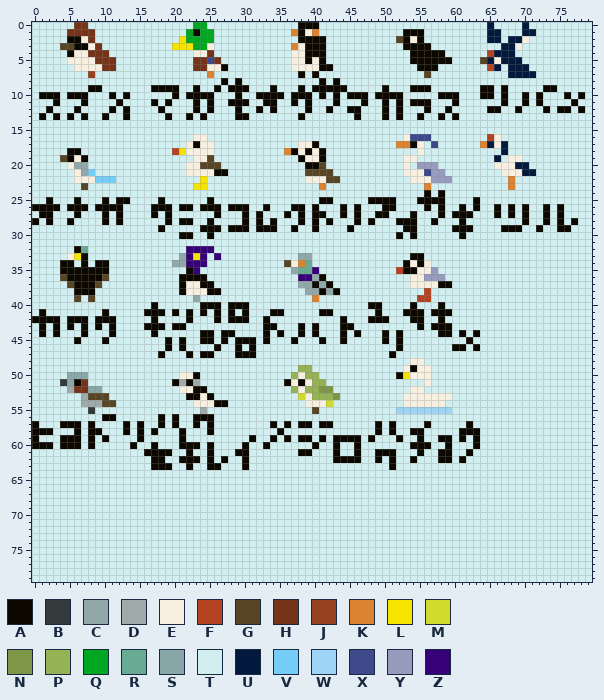
Sprite sheet: src/2024/birds.png. The first picture shows the starting point.
The file is 80x80 pixels.
Palette (. is transparent): A #0c0800  B #333a3b  C #92a7a8  D #9faaab  E #f7f0e1  F #b54221  G #574526  H #75341a  J #964221  K #db8330  L #f7e300  M #d0db2e  N #7d9647  P #95b354  Q #00a822  R #67ab95  S #8aa7a8  T #d1eff0  U #03193d  V #74cef7  W #9ed5f7  X #3e498c  Y #979cbf  Z #360078
And afterwards:
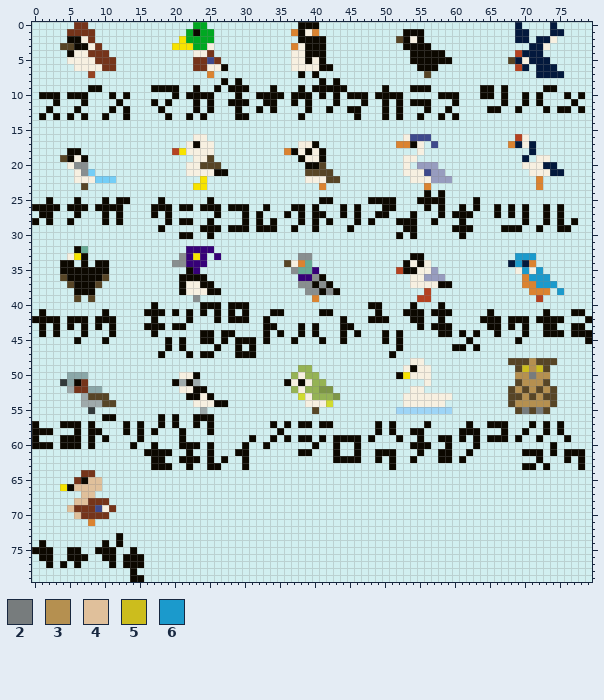
Colours new in this view: 2 #777c7d  3 #b59050  4 #e0c09b  5 #ccbd1d  6 #1b9acc
Difference:
colour C: #92a7a8 -> #888e8f
y 0: x 65 U -> T; x 69..70 TU -> UT; x 74 T -> U
y 1: x 65..66 UU -> TT; x 69 T -> U; x 71 U -> T; x 74..75 TT -> UU
y 2: x 65..66 UU -> TT; x 68 U -> T; x 70 E -> U; x 72..74 TTT -> UUE
y 3: x 67..69 UUE -> TTT; x 71..73 TTT -> UUE
y 4: x 65..72 FUUUTTTT -> TTTTFUUU
y 5: x 64..68 GUEUU -> TTTTG; x 70..73 TTTT -> EUUU
y 6: x 65..66 FU -> TT; x 68..69 UU -> TF; x 72..74 TTT -> UUU
y 7: x 68..75 UUUUTTTT -> TTTTUUUU
y 16: x 65..66 FE -> TT; x 69..70 TT -> FE
y 17: x 64..71 KUEUTTTT -> TTTTKUEU
y 18: x 67 U -> T; x 71 T -> U
y 19: x 66 U -> T; x 68..70 EET -> TTU; x 72..73 TT -> EE
y 20: x 66..74 EEEUUTTTT -> TTTTEEEUU
y 21: x 67..75 EEEUUTTTT -> TTTTEEEUU
y 22..23: x 68 K -> T; x 72 T -> K
y 33: x 69..71 TTT -> 666
y 34: x 68..71 TTTT -> U6UK
y 35: x 69..72 TTTT -> E6E6
y 36: x 70..73 TTTT -> K666
y 37: x 70..74 TTTTT -> KK666
y 38: x 71..73 TTT -> KKK; x 75 T -> 6
y 39: x 72 T -> F
y 41: x 65 T -> A; x 73 T -> A; x 77..78 TT -> AA
y 42: x 64..66 TTT -> AAA; x 68..70 TTT -> AAA; x 72..75 TTTT -> AAAA; x 79 T -> A
y 43: x 65..66 TT -> AA; x 68 T -> A; x 70 T -> A; x 73..74 TT -> AA; x 77..78 TT -> AA
y 44: x 66 T -> A; x 70 T -> A; x 73..75 TTT -> AAA; x 77..79 TTT -> AAA
y 45: x 69 T -> A; x 79 T -> A
y 48: x 68..74 TTTTTTT -> GGG3GGG
y 49: x 69..73 TTTTT -> G535G
y 50: x 69..73 TTTTT -> 33233
y 51: x 69..73 TTTTT -> G333G
y 52: x 68..74 TTTTTTT -> G3G3G3G
y 53: x 68..74 TTTTTTT -> GG3G3GG
y 54: x 68..74 TTTTTTT -> G33333G
y 55: x 69..73 TTTTT -> G2G2G
y 57: x 65..67 TTT -> AAA; x 71 T -> A; x 73 T -> A; x 75 T -> A
y 58: x 67 T -> A; x 70 T -> A; x 73 T -> A; x 75 T -> A
y 59: x 65..67 TTT -> AAA; x 69 T -> A; x 72 T -> A; x 76 T -> A
y 60: x 74 T -> A
y 61: x 70..72 TTT -> AAA; x 74 T -> A; x 76..78 TTT -> AAA
y 62: x 72 T -> A; x 76 T -> A; x 78 T -> A
y 63: x 70..71 TT -> AA; x 73 T -> A; x 78 T -> A
y 64: x 7..8 TT -> HH
y 65: x 6..9 TTTT -> HA44
y 66: x 4..9 TTTTTT -> LA4444
y 67: x 7..8 TT -> 44
y 68: x 6..10 TTTTT -> 44HHH
y 69: x 5..11 TTTTTTT -> 4HHHXEH
y 70: x 6..10 TTTTT -> 4HHHH
y 71: x 8 T -> K
y 73: x 12 T -> A
y 74: x 1 T -> A; x 10 T -> A; x 12 T -> A
y 75: x 0..2 TTT -> AAA; x 5..6 TT -> AA; x 9..11 TTT -> AAA; x 14 T -> A
y 76: x 1..2 TT -> AA; x 5..7 TTT -> AAA; x 10..11 TT -> AA; x 13..15 TTT -> AAA
y 77: x 2 T -> A; x 4 T -> A; x 6 T -> A; x 11 T -> A; x 13..15 TTT -> AAA
y 78: x 14 T -> A
y 79: x 14..15 TT -> AA
Changed places in both pictures, as pixel boxes (x1, y1, x2, y2):
changed: (480, 22, 564, 78)
changed: (480, 134, 564, 190)
changed: (74, 162, 88, 176)
changed: (172, 253, 186, 267)
changed: (291, 253, 333, 295)
changed: (480, 253, 592, 470)
changed: (193, 295, 200, 302)
changed: (32, 470, 144, 582)
